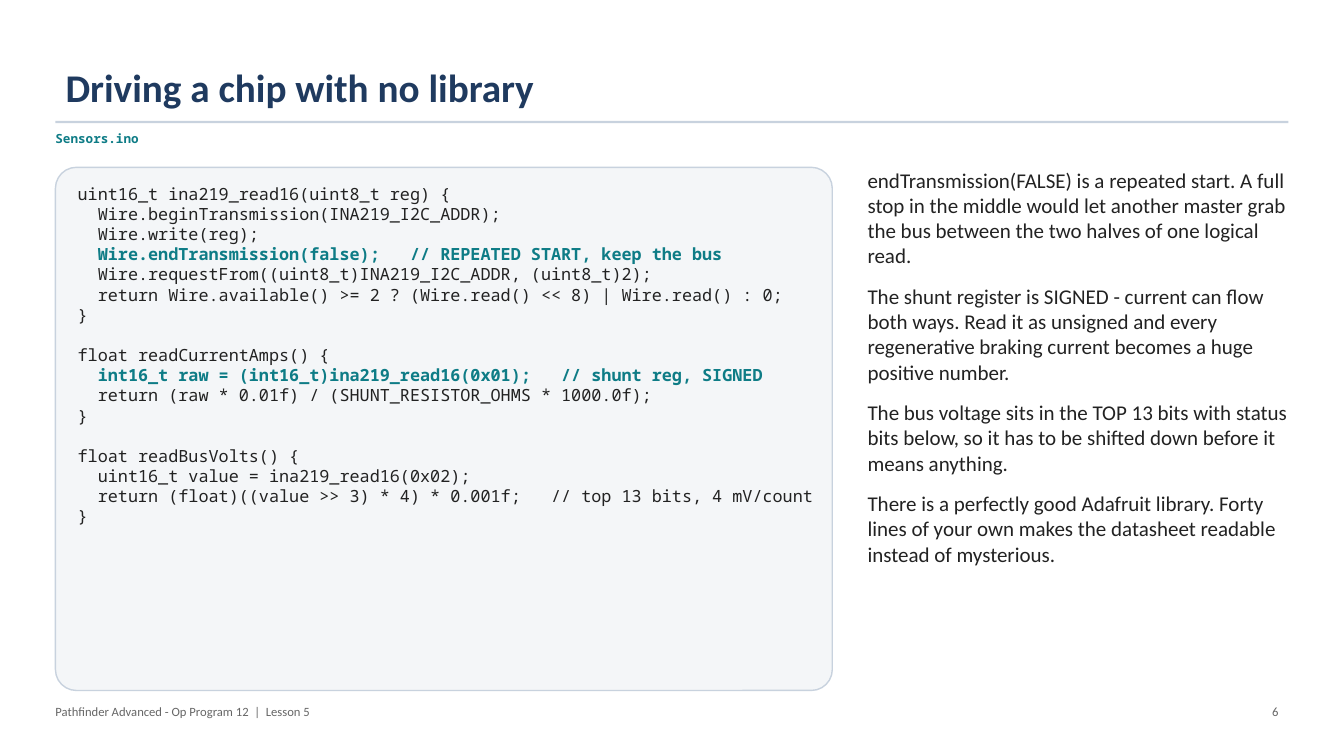
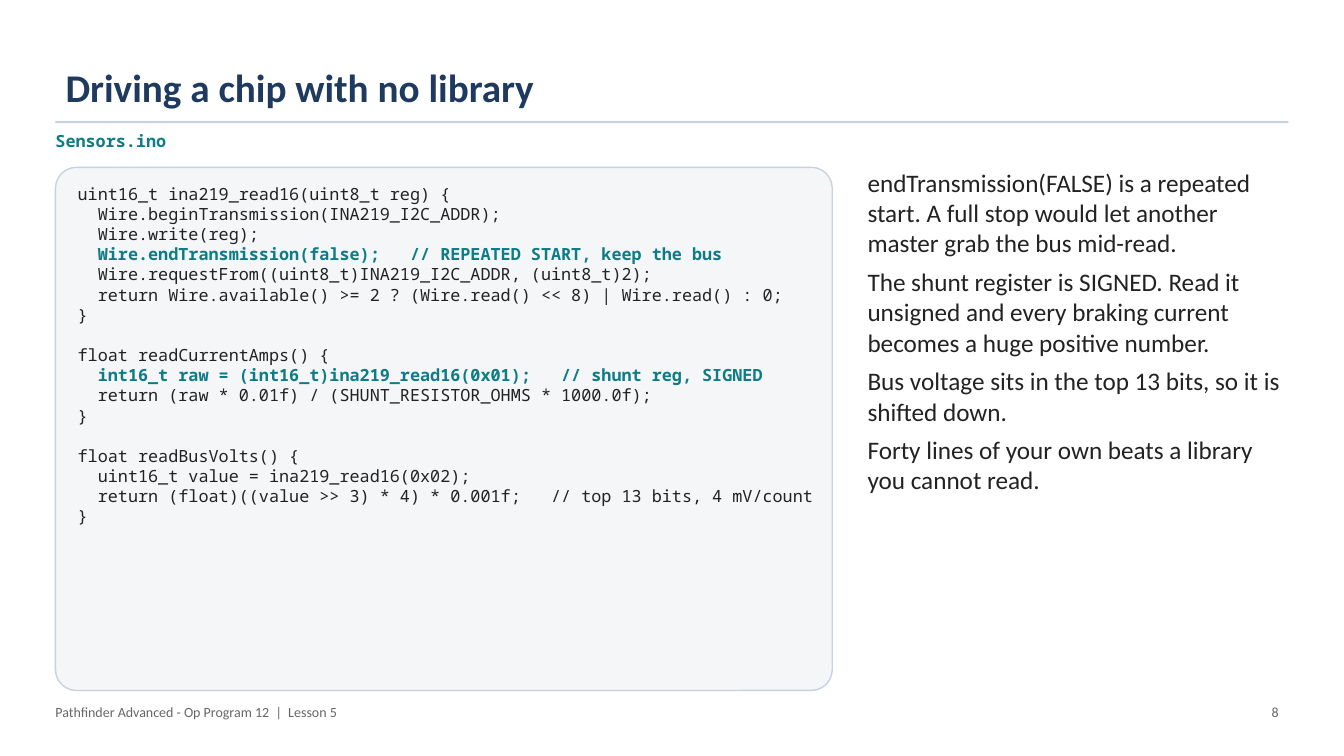
Before and after one commit to PorpoiseRobotics/porpoise-robotics, a slide deck: slide 9 of ground-vehicle/docs/courses/advanced/l5_sensors_and_self_test.pptx (slide 7 before the commit). Drawn at 1344x756 pixels with LibreOffice and Linux fonts; fonts in the diff are those of the drawing. Boxes give left, top, right and bottom in pixels: in the first picture for what was removed or moved away, otherwise in the second. Text is boxed around its words. In the diff, an @@ line names an element or a change of style, - is before the commit and + after.

```diff
--- a/ground-vehicle/docs/courses/advanced/l5_sensors_and_self_test.pptx
+++ b/ground-vehicle/docs/courses/advanced/l5_sensors_and_self_test.pptx
@@ text "Sensors.ino" at [55,134,166,147]: size 9 to 12 pt; less space between paragraphs @@
@@ text at [868,173,1280,493]: text changed; size 15 to 18 pt @@
-endTransmission(FALSE) is a repeated start. A full stop in the middle would let another master grab the bus between the two halves of one logical read.
-The shunt register is SIGNED - current can flow both ways. Read it as unsigned and every regenerative braking current becomes a huge positive number.
-The bus voltage sits in the TOP 13 bits with status bits below, so it has to be shifted down before it means anything.
-There is a perfectly good Adafruit library. Forty lines of your own makes the datasheet readable instead of mysterious.
+endTransmission(FALSE) is a repeated start. A full stop would let another master grab the bus mid-read.
+The shunt register is SIGNED. Read it unsigned and every braking current becomes a huge positive number.
+Bus voltage sits in the top 13 bits, so it is shifted down.
+Forty lines of your own beats a library you cannot read.
@@ text "Pathfinder Advanced - Op Program ..." at [55,707,337,720]: size 9 to 10 pt @@
@@ text at [1272,707,1279,717]: text changed; size 9 to 10 pt @@
-6
+8
```
Also in this commit, not shown: 14 other slides changed, 10 slides added, 17 other files.
